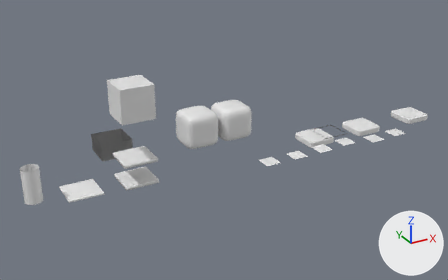
An edit to the Blender file working/blender/scene.blend, drawn before and after from the same camera.
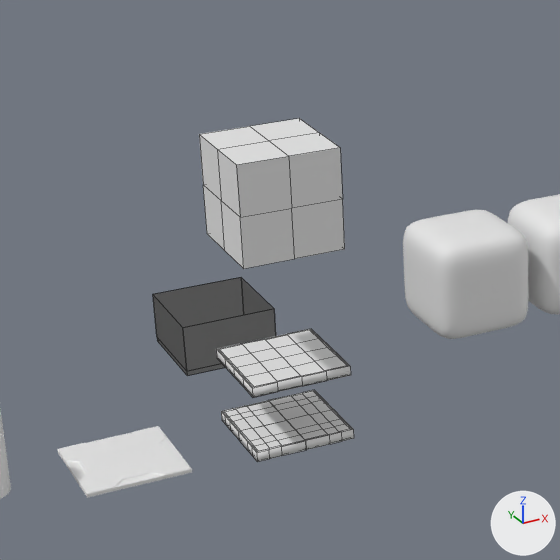
There are two pictures of each version: one whole from a camera (50 mm lens) standing at (-5.58, -15.46, 8.28) and looking at (3.3, 0.68, 0.21), one close up on the part from 9% to 51% of the width and 12% to 80% of the height. The axes (+X, +Y, +Z) are drawn at lower right. The lights are the same throughout. The close-ups show mesh edges as thin lines. Materials are left out; every surface is plain grey.

The first close-up shows 'Glow2', 'Tile', 'Tile.001', 'TileOther', 'Token', 'Token1', 'Token2'.
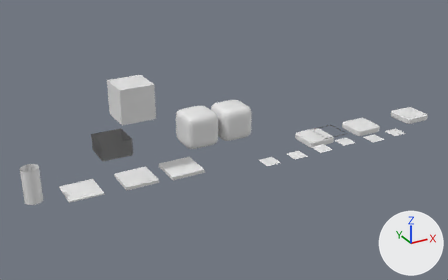
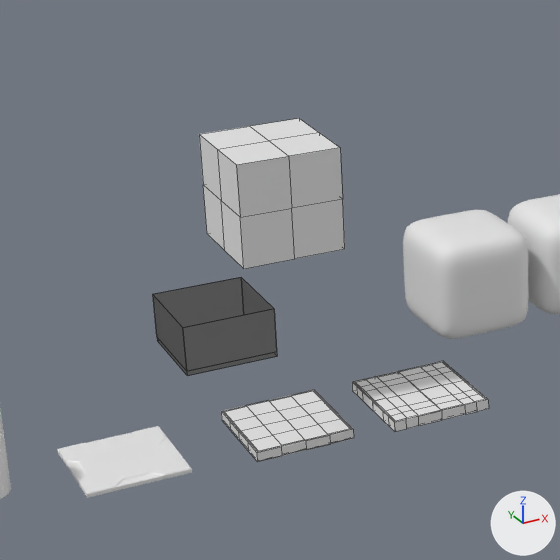
The edits, one by one:
me_cube_015 is used by ob_tileother; location (0.0, 0.0, 0.68).
me_cube_015 had 57 vertices, 48 faces and spanned x -0.5..0.5, y -0.5..0.5, z 0.0.
me_cube_015 now has 114 vertices, 112 faces and spans x -0.5..0.5, y -0.5..0.5, z -0.1..0.0.
Part 1, on me_cube_015:
26 vertices are added at x -0.488..0.488, y -0.488..0.488, z -0.1.
16 new vertices lie (0.0, 0.0, -0.1) away from vertices in x -0.5..0.5, y -0.5..0.5, z 0.0.
10 new vertices lie (0.237, 0.0, 0.0) away from vertices in x -0.475..0.238, y -0.475..0.475, z -0.1.
5 new vertices lie (0.238, 0.0, 0.0) away from vertices in x -0.238, y -0.475..0.475, z -0.1.
64 new faces join them.
me_cube_015 part 2: 48 kept faces spanning x -0.5..0.5, y -0.5..0.5, z 0.0 are now shaded flat.
Object 'Tile' (ob_tile) moves from (0.0, 0.0, 0.0) to (1.14, -0.68, 0.35).
Object 'TileOther' (ob_tileother) loses its SOLIDIFY modifier named 'Solidify'.
Modifier setting removed (it was thickness = 0.1).
Modifier setting removed (it was nonmanifold_thickness_mode = 'FIXED').
Modifier setting removed (it was nonmanifold_merge_threshold = 0.0003).
Object 'TileOther' (ob_tileother) moves from (0.0, 0.0, 0.68) to (0.0, 0.0, 0.0).

Location of each change, [x1, y1, x2, y2] in pixels of the close-ups (560 x 560 px):
'Tile', moved
    before: [221, 390, 354, 462]
    after: [352, 361, 489, 432]
'TileOther', reshaped, moved, modifiers changed
    before: [216, 329, 351, 397]
    after: [221, 390, 354, 462]
part 1 of me_cube_015, added
    after: [221, 412, 354, 462]
part 2 of me_cube_015, shading changed
    before: [216, 329, 351, 397]
    after: [223, 390, 353, 452]
